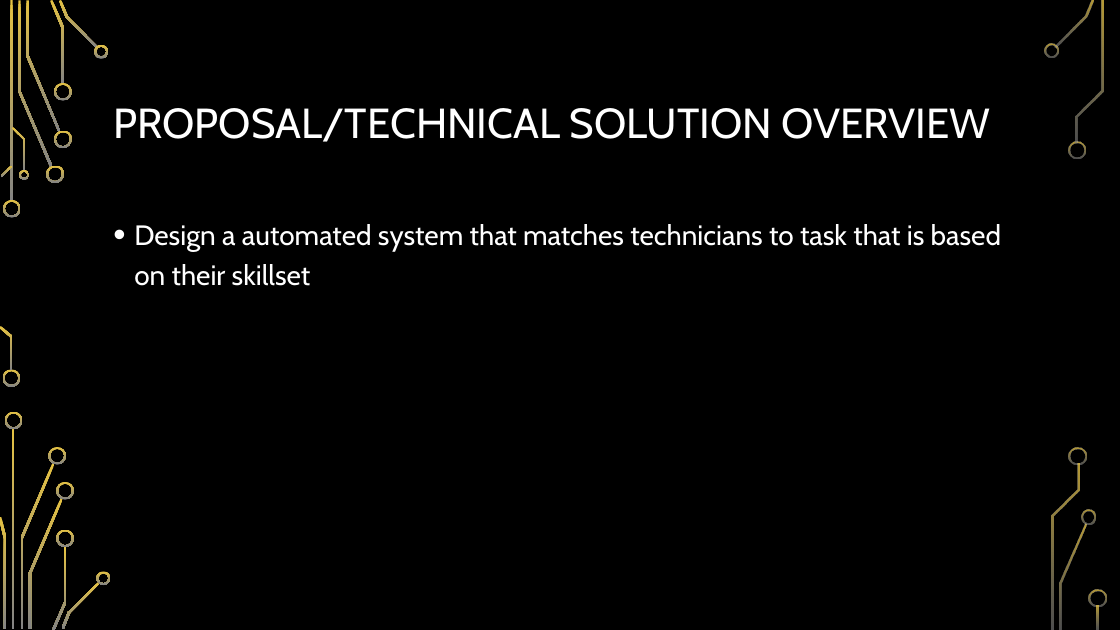
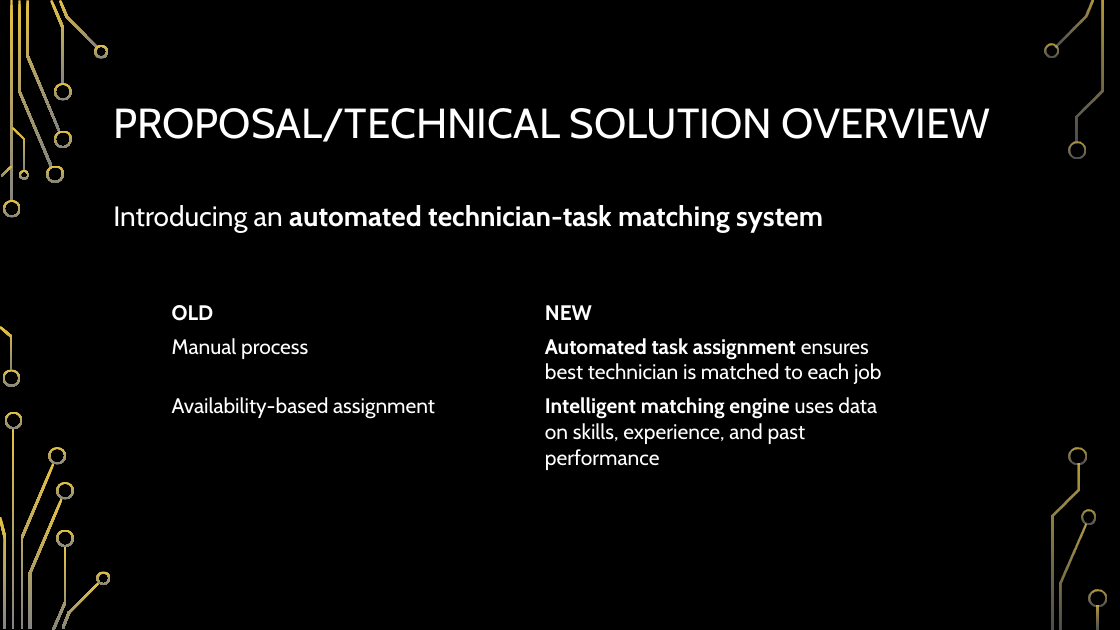
Before and after one commit to suebyeon/Capstone, a slide deck: slide 7 of Business Case.pptx. Drawn at 1120x630 pixels with LibreOffice and Linux fonts; fonts in the diff are those of the drawing; background and template pictures are left out. Boxes give left, top, right and bottom in pixels: in the first picture for what was removed or moved away, otherwise in the second. Text is boxed around its words. In the diff, an @@ line names an element or a change of style, - is before the commit and + after.

```diff
--- a/Business Case.pptx
+++ b/Business Case.pptx
@@ text at <box>113,205,823,232</box>: text changed; bold on @@
-• Design a automated system that matches technicians to task that is based on their skillset
+Introducing an automated technician-task matching system
@@ table added at <box>163,296,909,474</box>, 3 rows, 2 columns @@
+OLD | NEW
+Manual process | Automated task assignment ensures best technician is matched to each job
+Availability-based assignment | Intelligent matching engine uses data on skills, experience, and past performance
```
Also in this commit, not shown: 6 other slides changed, 2 slides added, 1 slide removed.
